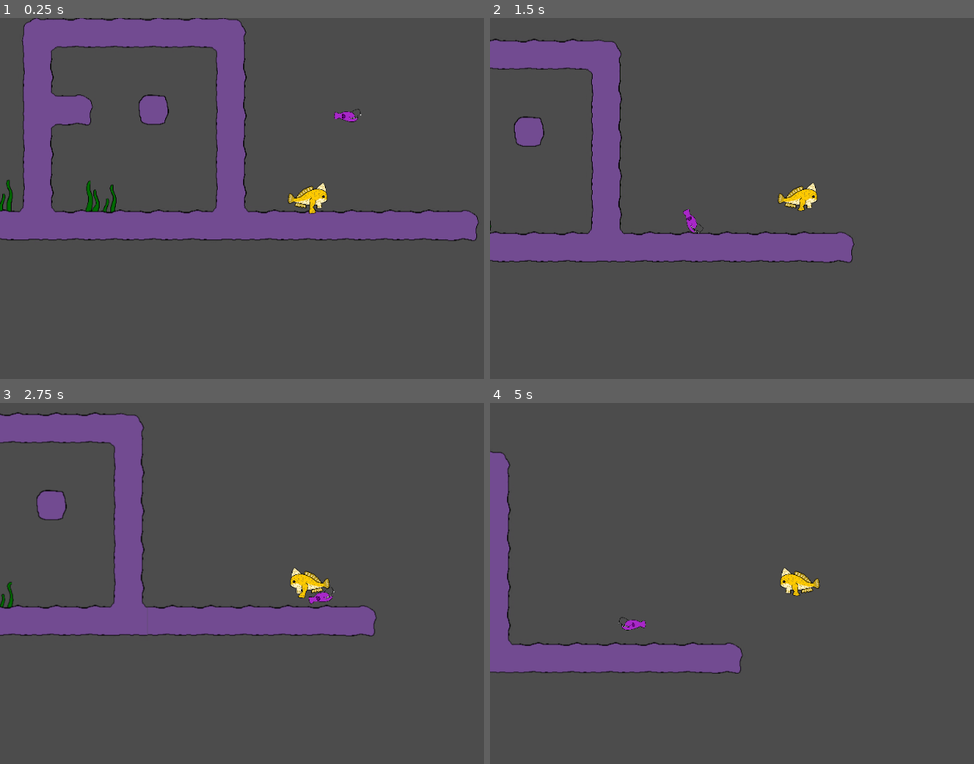
Above: before the commit, frames 1-4 (two rows, left to right).
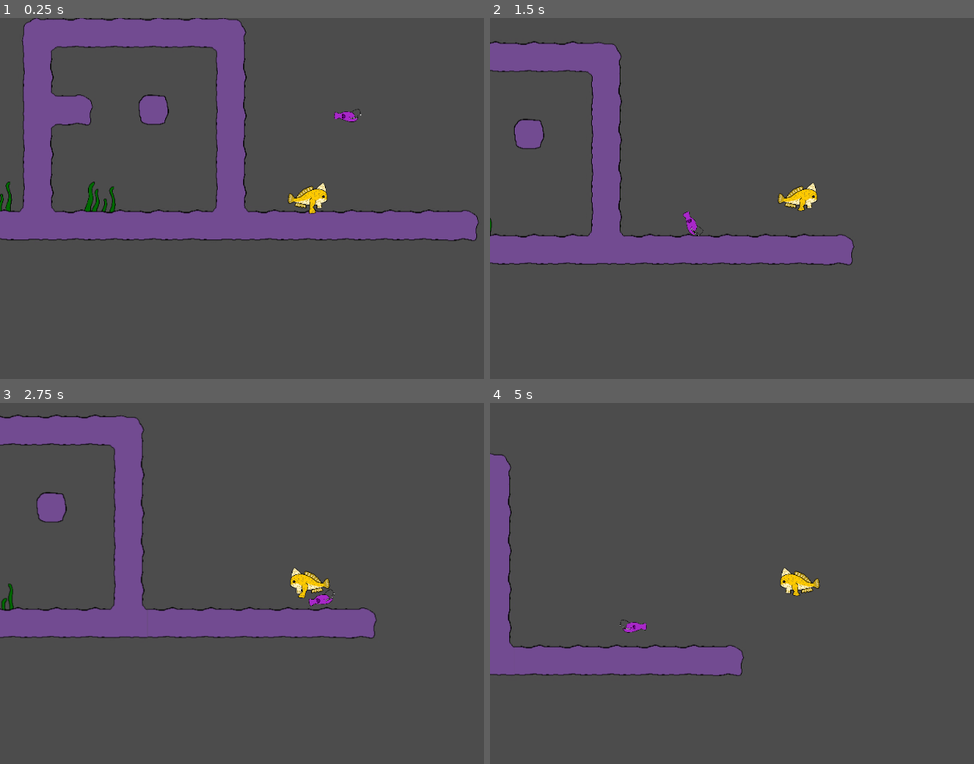
Above: after the commit, the same moments.

Repository: Silver-Ink/Abyzzes-Pixel-Jam
Game: Godot game, scene res://scenes/main.tscn
Same seed, same stepped clock (60 frames per second), same inputs: the game is played once before the commit and once after it.
Inputs:
- Up to frame 1 (0.25 s): no input
- Up to frame 2 (1.5 s): hold D (move-right) from 0.53 s (still down); tap Space (jump) at 0.77 s
- Up to frame 3 (2.75 s): tap Space (jump) at 1.52 s; release D (move-right) at 2.03 s; hold Q (move-left) from 2.03 s (still down)
- Up to frame 4 (5 s): release Q (move-left) at 2.78 s; hold D (move-right) 2.78-4.28 s; tap Space (jump) at 3.02, 3.77, 4.52 s; hold Q (move-left) from 4.28 s (still down)

The runs differ from the first frame. In frame 1, 0.3% of the frame differs, in the area x 0-25%, y 44-54%; in frame 2, 2.4%; in frame 3, 2.5%, in the area x 0-78%, y 2-66%; in frame 4, 1.4%.

Commit message:
New commit

Diff:
--- a/scenes/main.tscn
+++ b/scenes/main.tscn
@@ -25,7 +25,9 @@
 
 [node name="algue" parent="TileMap/algues" instance=ExtResource( 3 )]
 position = Vector2( 164, 522 )
+frame = 3
 offset = Vector2( 102, -88 )
 
 [node name="algue2" parent="TileMap/algues" instance=ExtResource( 3 )]
 position = Vector2( 94, 426 )
+frame = 3
--- a/scenes/player.tscn
+++ b/scenes/player.tscn
@@ -47,8 +47,8 @@
 } ]
 
 [sub_resource type="CapsuleShape2D" id=2]
-radius = 14.9999
-height = 34.0001
+radius = 19.0
+height = 26.0
 
 [node name="Player" type="KinematicBody2D"]
 script = ExtResource( 5 )
@@ -57,7 +57,6 @@
 scale = Vector2( 0.14, 0.14 )
 frames = SubResource( 1 )
 animation = "walk"
-frame = 3
 playing = true
 
 [node name="CollisionShape2D" type="CollisionShape2D" parent="."]
